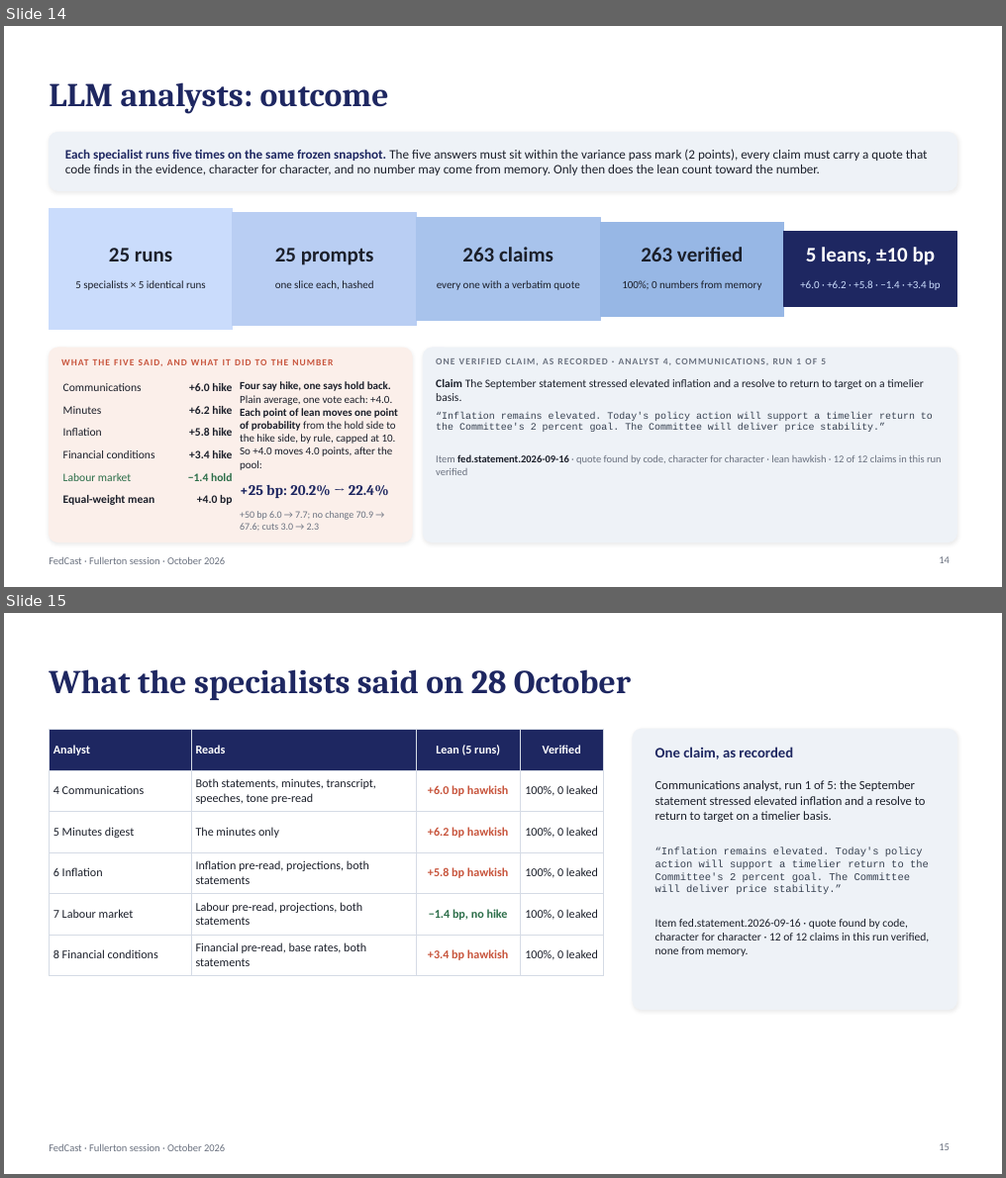
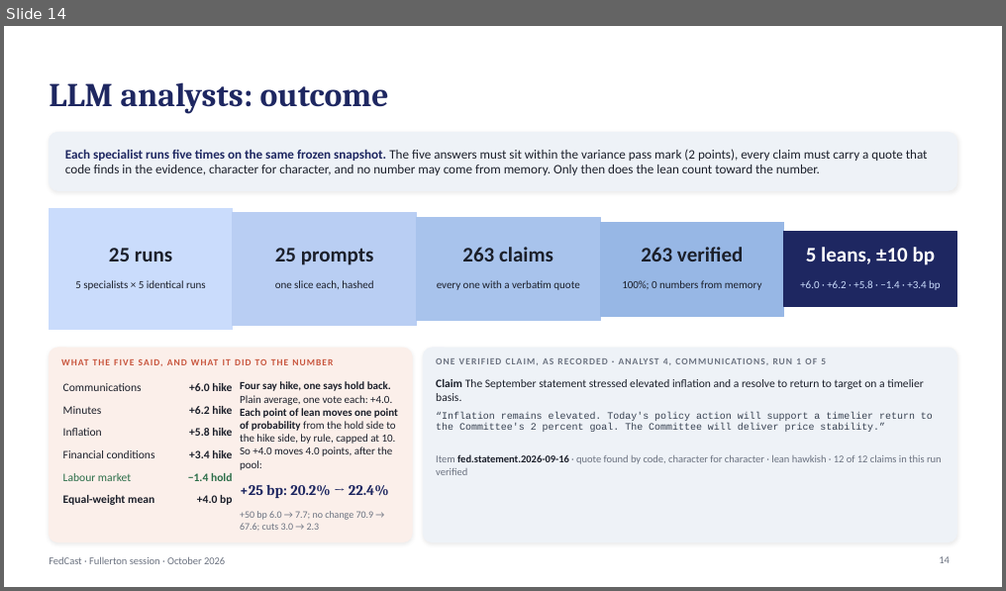
Before and after one commit to kmt112/fed-forecast, a slide deck: docs/FedCast_Fullerton.pptx. Shown one above the other, each under a label of ours: slides 14 and 15 before the commit, slide 14 after it. The pictures are 1006x1178 and 1006x591 pixels, drawn with LibreOffice and Linux fonts; fonts in the diff are those of the drawing. Boxes give left, top, right and bottom in pixels: in the first picture for what was removed or moved away, otherwise in the second. Text is boxed around its words. In the diff, an @@ line names an element or a change of style, - is before the commit and + after.

```diff
--- a/docs/FedCast_Fullerton.pptx
+++ b/docs/FedCast_Fullerton.pptx
@@ slide 15 removed at <box>4,613,1002,1174</box>, background #FFFFFF; not listed: 1 template element that a slide beside it also shows @@
@@ title removed at <box>49,669,631,700</box> @@
-What the specialists said on 28 October
@@ table removed at <box>49,729,603,976</box>, 6 rows, 4 columns @@
-Analyst | Reads | Lean (5 runs) | Verified
-4 Communications | Both statements, minutes, transcript, speeches, tone pre-read | +6.0 bp hawkish | 100%, 0 leaked
-5 Minutes digest | The minutes only | +6.2 bp hawkish | 100%, 0 leaked
-6 Inflation | Inflation pre-read, projections, both statements | +5.8 bp hawkish | 100%, 0 leaked
-7 Labour market | Labour pre-read, projections, both statements | −1.4 bp, no hike | 100%, 0 leaked
-8 Financial conditions | Financial pre-read, base rates, both statements | +3.4 bp hawkish | 100%, 0 leaked
@@ rounded rectangle removed at <box>633,729,957,1010</box> @@
@@ text removed at <box>655,747,793,760</box> @@
-One claim, as recorded
@@ text removed at <box>655,780,926,822</box> @@
-Communications analyst, run 1 of 5: the September statement stressed elevated inflation and a resolve to return to target on a timelier basis.
@@ text removed at <box>655,848,929,894</box> @@
-“Inflation remains elevated. Today's policy action will support a timelier return to the Committee's 2 percent goal. The Committee will deliver price stability.”
@@ text removed at <box>655,919,929,957</box> @@
-Item fed.statement.2026-09-16 · quote found by code, character for character · 12 of 12 claims in this run verified, none from memory.
@@ page number removed at <box>939,1144,949,1151</box> @@
-15
```
Also in this commit, not shown: 1 slide changed, 1 other slide removed, 2 other files.
